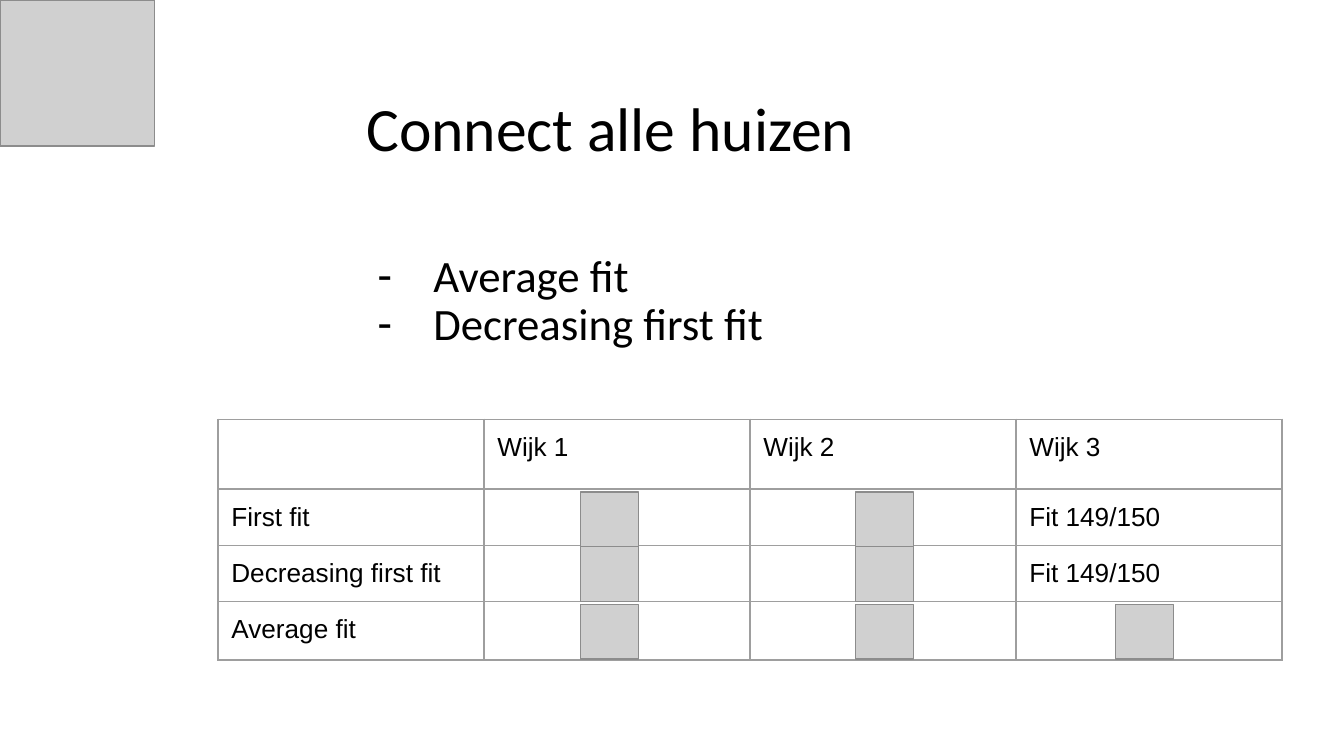
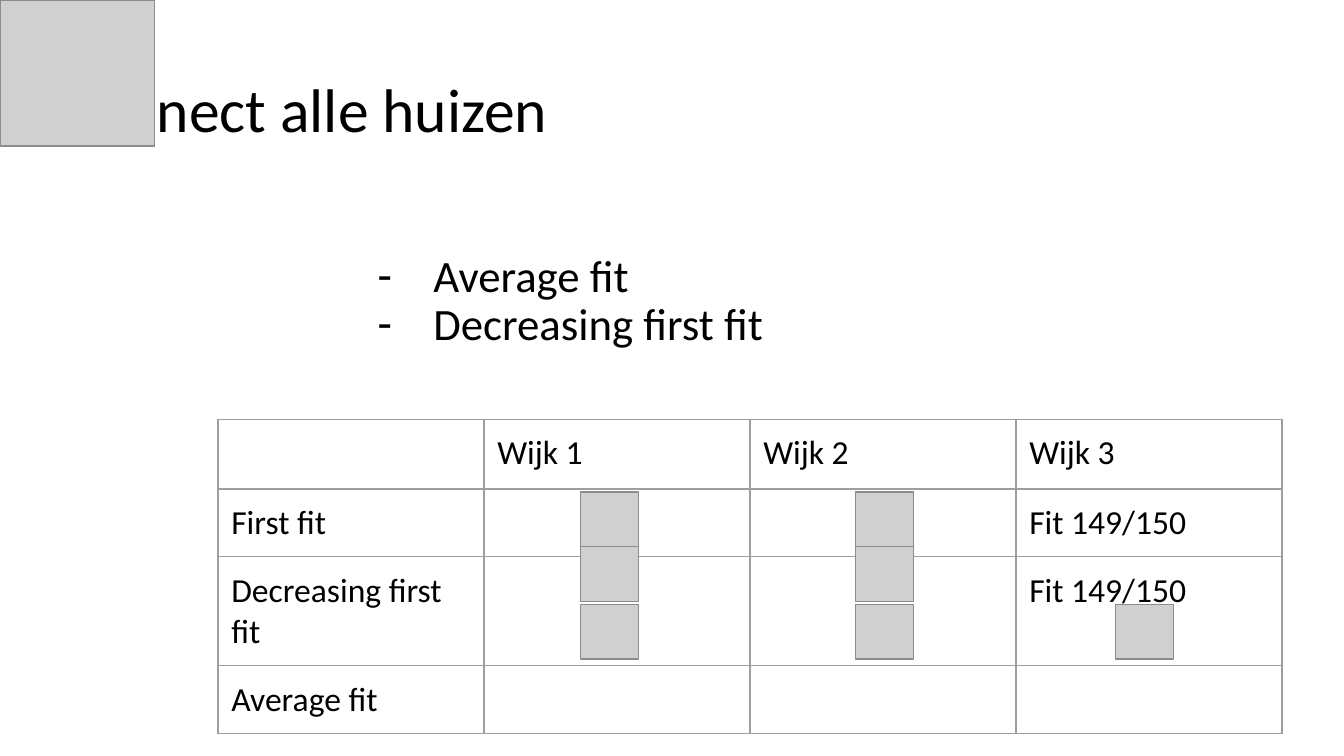
Before and after one commit to yoghurthoek/sunny_storage, a slide deck: slide 6 of Presentations/Presentatie 6 vrijdag 24 mei (eindpresentatie).pptx. Drawn at 1344x756 pixels with LibreOffice and Linux fonts; fonts in the diff are those of the drawing; grey boxes stand for pictures. Boxes give left, top, right and bottom in pixels: in the first picture for what was removed or moved away, otherwise in the second. Text is boxed around its words. In the diff, an @@ line names an element or a change of style, - is before the commit and + after.

```diff
--- a/Presentations/Presentatie 6 vrijdag 24 mei (eindpresentatie).pptx
+++ b/Presentations/Presentatie 6 vrijdag 24 mei (eindpresentatie).pptx
@@ title "Connect alle huizen" rewrapped from box(366, 108, 855, 152) to box(59, 80, 548, 146) @@
@@ table at box(218, 419, 1282, 721) @@
@@ size 14 to 18 pt, font Arial to Calibri @@
```
Also in this commit, not shown: 17 other slides changed, 1 slide added, 1 slide removed.
